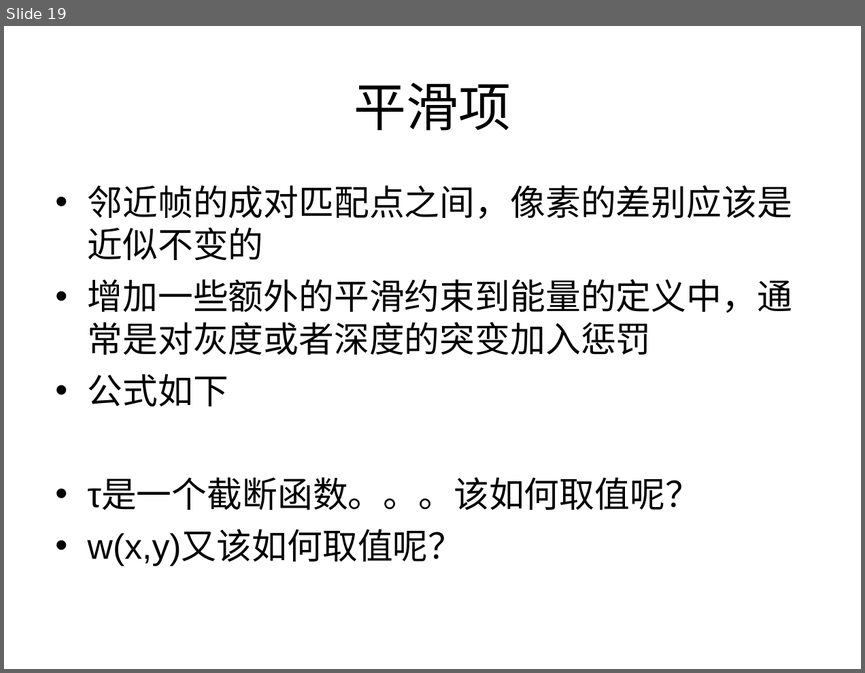
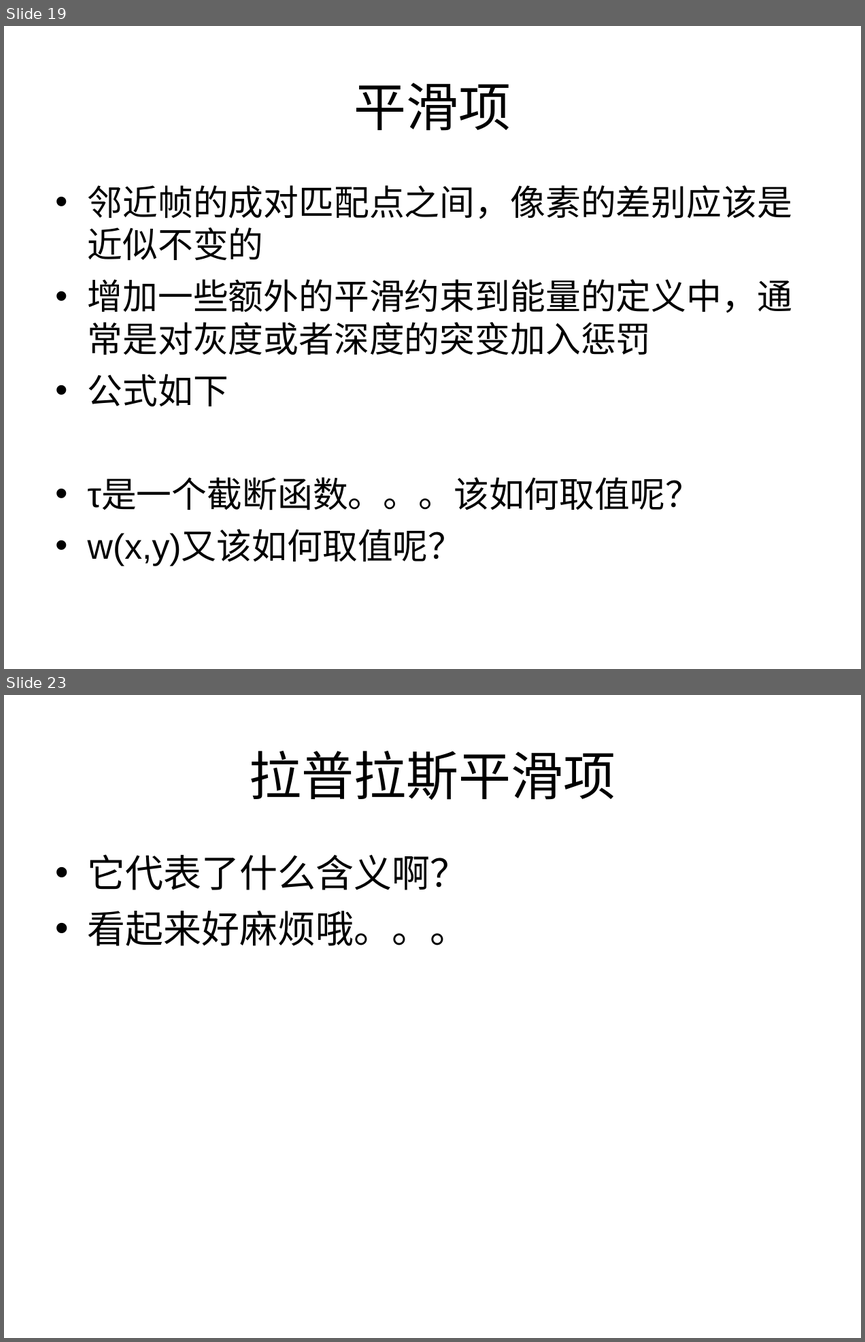
Before and after one commit to sysulwl/video-defog, a slide deck: 答辩PPT.ppt. Shown one above the other, each under a label of ours: slide 19 before the commit, slides 19 and 23 after it; the slides between them are not shown. The pictures are 865x673 and 865x1342 pixels, drawn with LibreOffice and Linux fonts; fonts in the diff are those of the drawing. Boxes give left, top, right and bottom in pixels: in the first picture for what was removed or moved away, otherwise in the second. Text is boxed around its words. In the diff, an @@ line names an element or a change of style, - is before the commit and + after.

```diff
--- a/答辩PPT.ppt
+++ b/答辩PPT.ppt
@@ slide 23 added at (4, 695, 861, 1338), background #FFFFFF @@
@@ title added at (249, 751, 615, 800), 44 pt, text #000000 @@
+拉普拉斯平滑项
@@ text added at (88, 854, 468, 946), 32 pt, text #000000 @@
+• 它代表了什么含义啊？
+• 看起来好麻烦哦。。。
```
Also in this commit, not shown: 1 slide changed, 4 other slides added, 5 slides removed, 1 other file.
